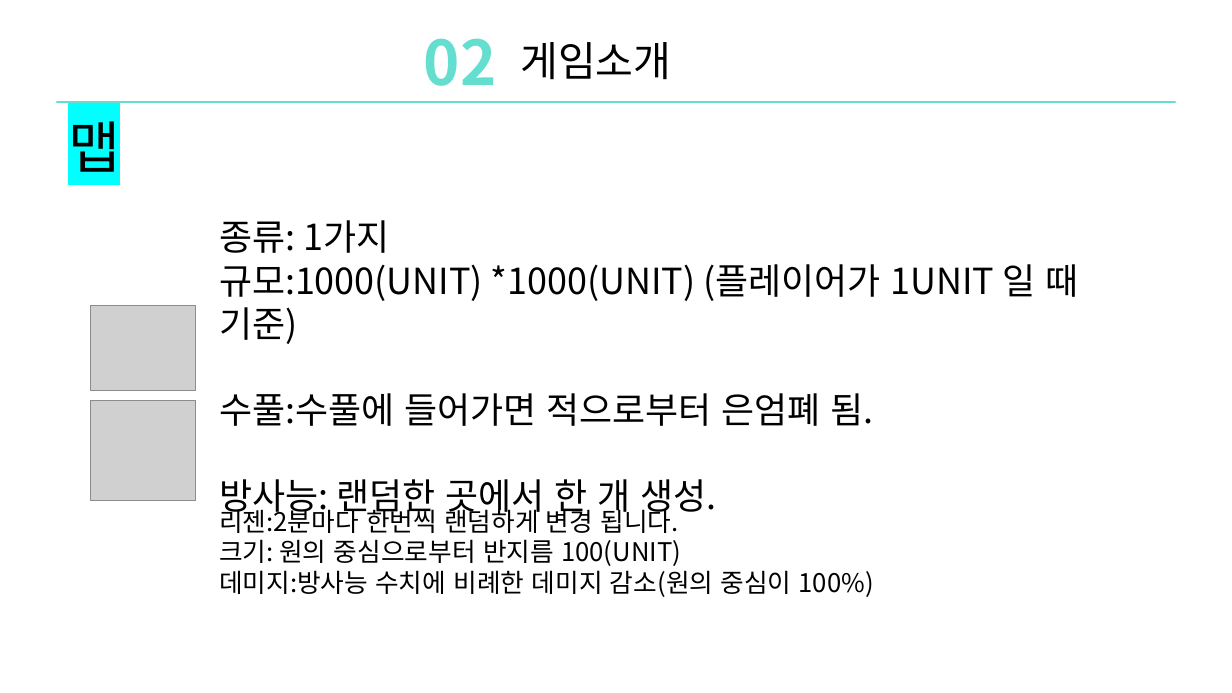
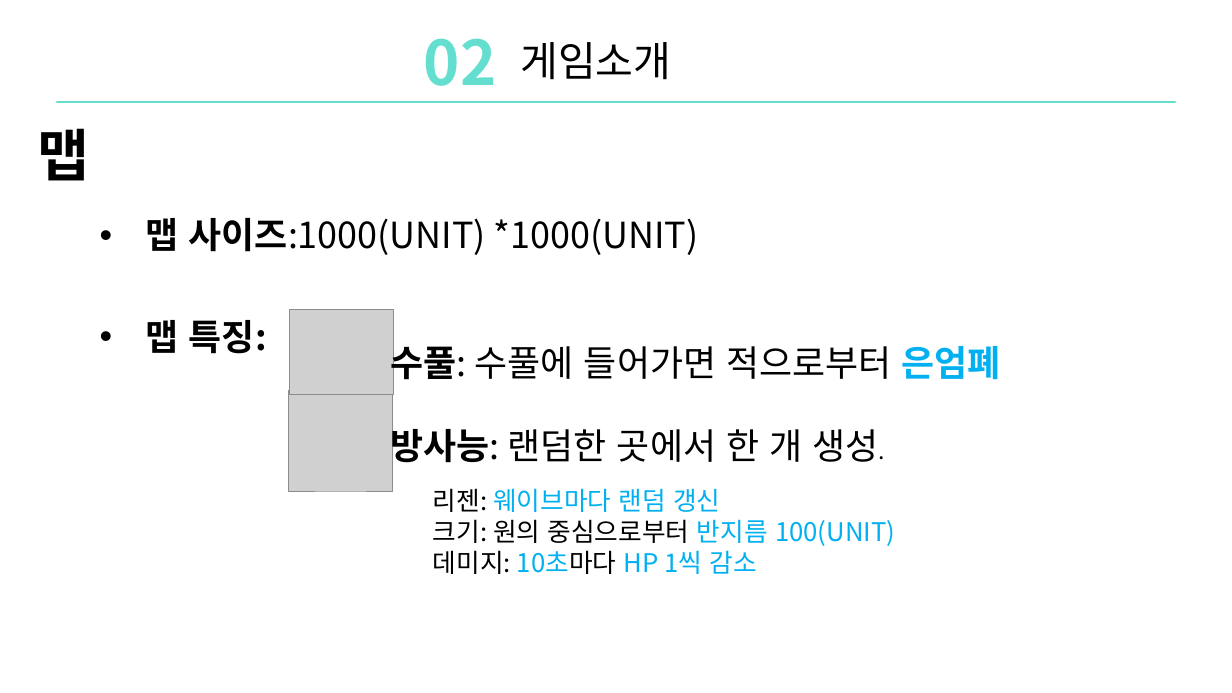
Before and after one commit to DoHanK/COLONY, a slide deck: slide 9 of 기획서/Colony_ppt발표.pptx (slide 12 before the commit). Drawn at 1232x693 pixels with LibreOffice and Linux fonts; fonts in the diff are those of the drawing; grey boxes stand for pictures. Boxes give left, top, right and bottom in pixels: in the first picture for what was removed or moved away, otherwise in the second. Text is boxed around its words. In the diff, an @@ line names an element or a change of style, - is before the commit and + after.

```diff
--- a/기획서/Colony_ppt발표.pptx
+++ b/기획서/Colony_ppt발표.pptx
@@ text "맵": place and size @@
-text "맵" at <box>68,121,120,172</box>
+text "맵" at <box>38,128,90,181</box>
@@ text "맵" at <box>38,128,90,181</box>: highlight #00FFFF to none, bold on @@
@@ text added at <box>146,218,699,255</box>, 28 pt, text #000000 @@
+• 맵 사이즈:1000(UNIT) *1000(UNIT)
@@ text added at <box>146,320,267,354</box>, 28 pt, text #000000, bold @@
+• 맵 특징:
@@ picture: place and size @@
-picture at <box>91,306,195,391</box>
+picture at <box>289,310,394,395</box>
@@ text at <box>391,340,1000,386</box>: text changed @@
-종류: 1가지
-규모:1000(UNIT) *1000(UNIT) (플레이어가 1UNIT 일 때 기준)
-수풀:수풀에 들어가면 적으로부터 은엄폐 됨.
-방사능: 랜덤한 곳에서 한 개 생성.
+수풀: 수풀에 들어가면 적으로부터 은엄폐
@@ picture: place and size @@
-picture at <box>91,401,195,501</box>
+picture at <box>288,391,393,491</box>
@@ text added at <box>391,423,878,469</box>, 28 pt, text #000000 @@
+방사능: 랜덤한 곳에서 한 개 생성.
@@ text "리젠: 웨이브마다 랜덤 갱신": place and size @@
-text "리젠: 웨이브마다 랜덤 갱신" at <box>219,504,874,597</box>
+text "리젠: 웨이브마다 랜덤 갱신" at <box>433,488,895,574</box>
@@ text at <box>433,488,720,512</box>: text changed; text colour #000000 to #00B0F0 @@
-리젠:2분마다 한번씩 랜덤하게 변경 됩니다.
+리젠: 웨이브마다 랜덤 갱신
@@ text at <box>433,519,895,546</box>: text colour #000000 to #00B0F0 in "반지름 100(UNIT)" @@
@@ text at <box>433,550,756,574</box>: text changed; text colour #000000 to #00B0F0 @@
-데미지:방사능 수치에 비례한 데미지 감소(원의 중심이 100%)
+데미지: 10초마다 HP 1씩 감소
```
Also in this commit, not shown: 12 other slides changed, 3 slides added, 3 slides removed, 1 other file.
